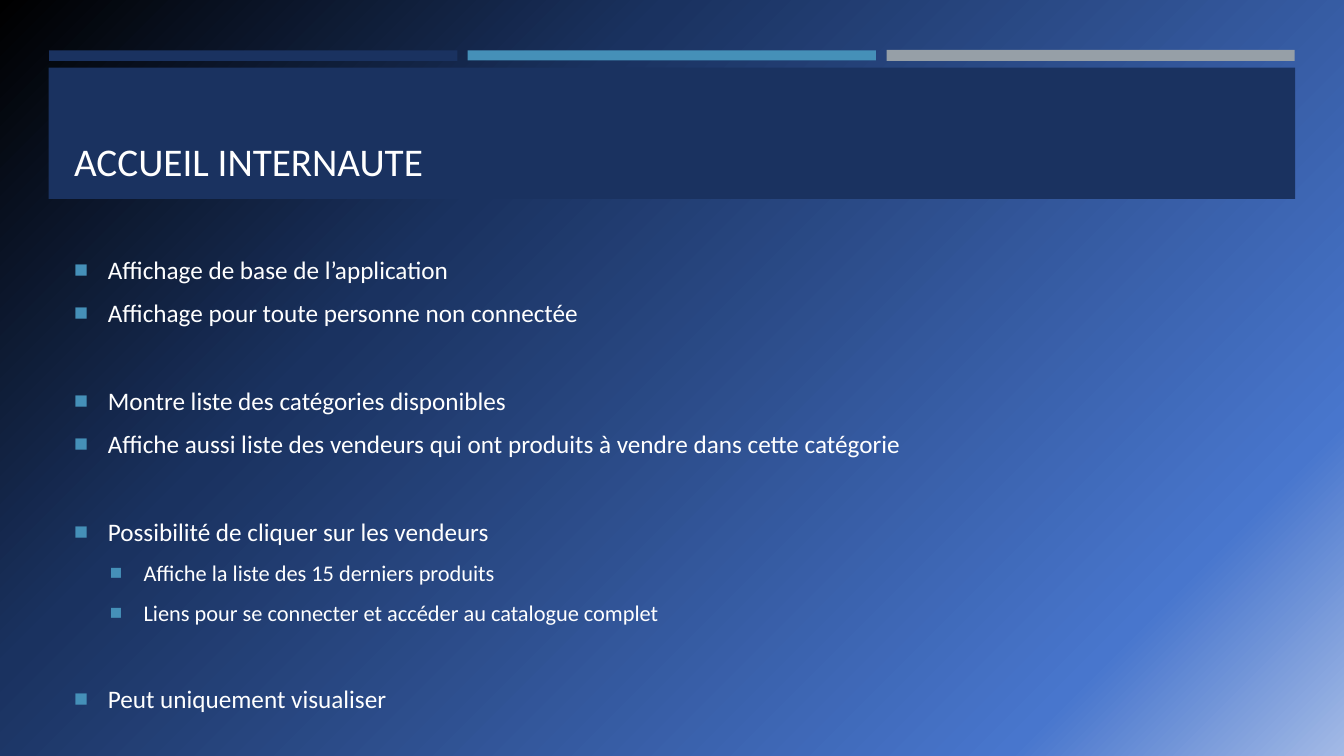
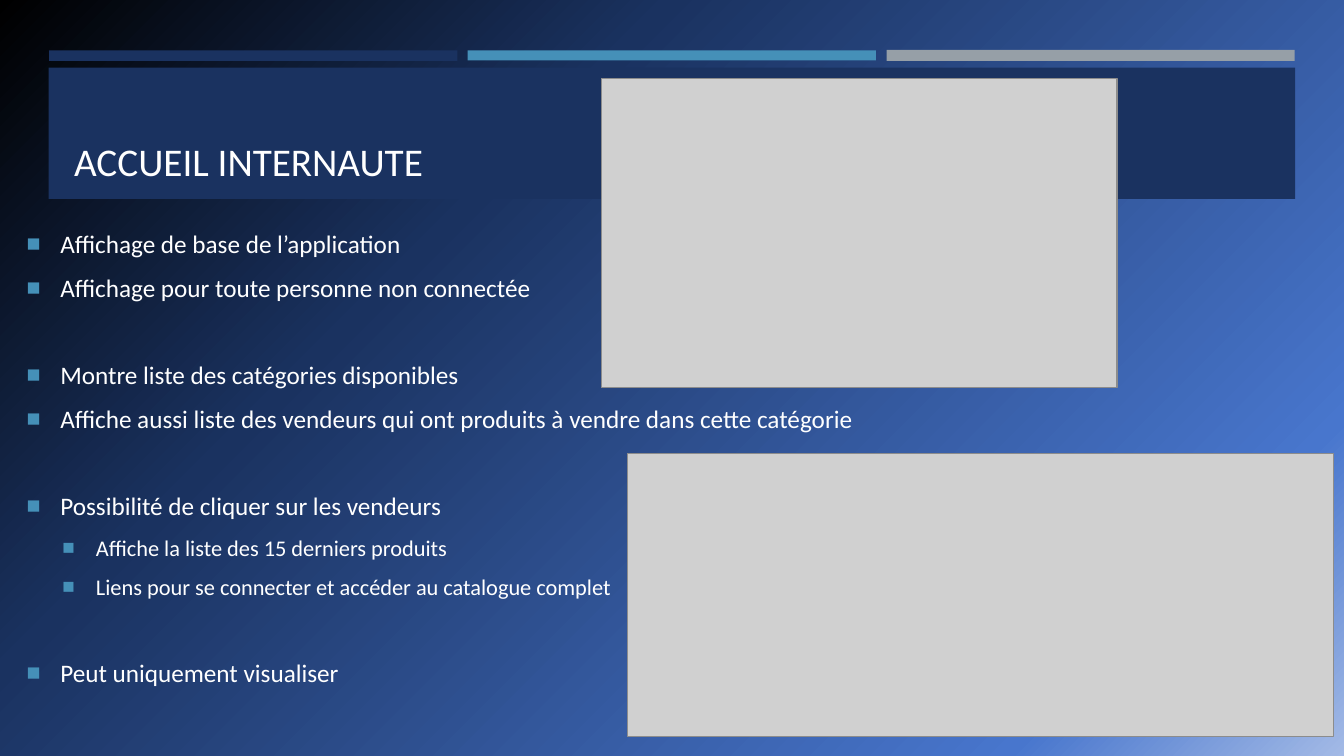
Before and after one commit to Rmoney3663/PROJET-COMMERCE-ELECTRONIQUE-1, a slide deck: slide 3 of PresentationFinalePetitesPuces.pptx. Drawn at 1344x756 pixels with LibreOffice and Linux fonts; fonts in the diff are those of the drawing; grey boxes stand for pictures. Boxes give left, top, right and bottom in pixels: in the first picture for what was removed or moved away, otherwise in the second. Text is boxed around its words. In the diff, an @@ line names an element or a change of style, - is before the commit and + after.

```diff
--- a/PresentationFinalePetitesPuces.pptx
+++ b/PresentationFinalePetitesPuces.pptx
@@ picture added at [601, 79, 1117, 387] @@
@@ text "Affichage de base de l’application": place and size @@
-text "Affichage de base de l’application" at [108, 261, 900, 712]
+text "Affichage de base de l’application" at [60, 235, 852, 686]
@@ picture added at [627, 454, 1333, 737] @@
```
Also in this commit, not shown: 6 other slides changed, 1 slide added.
